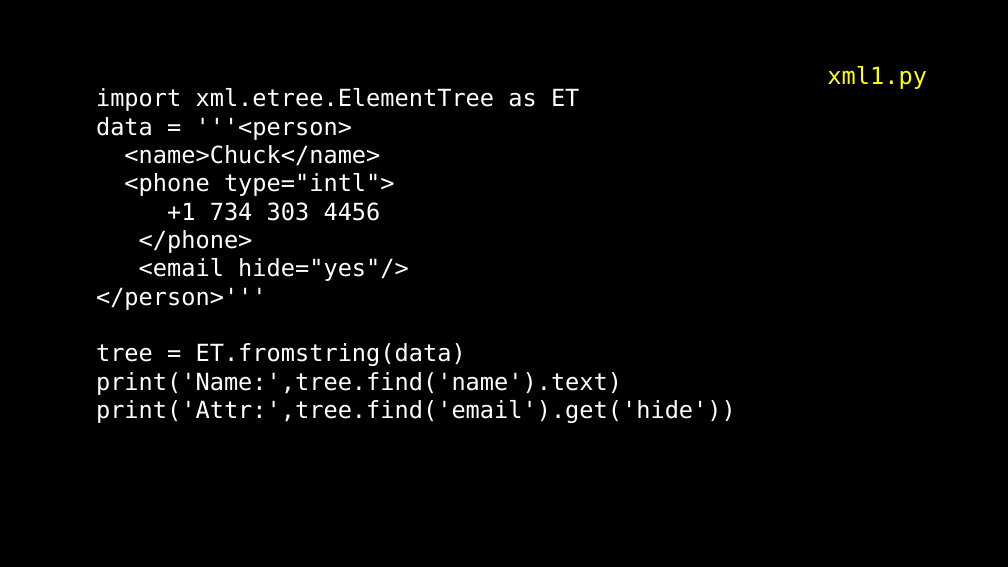
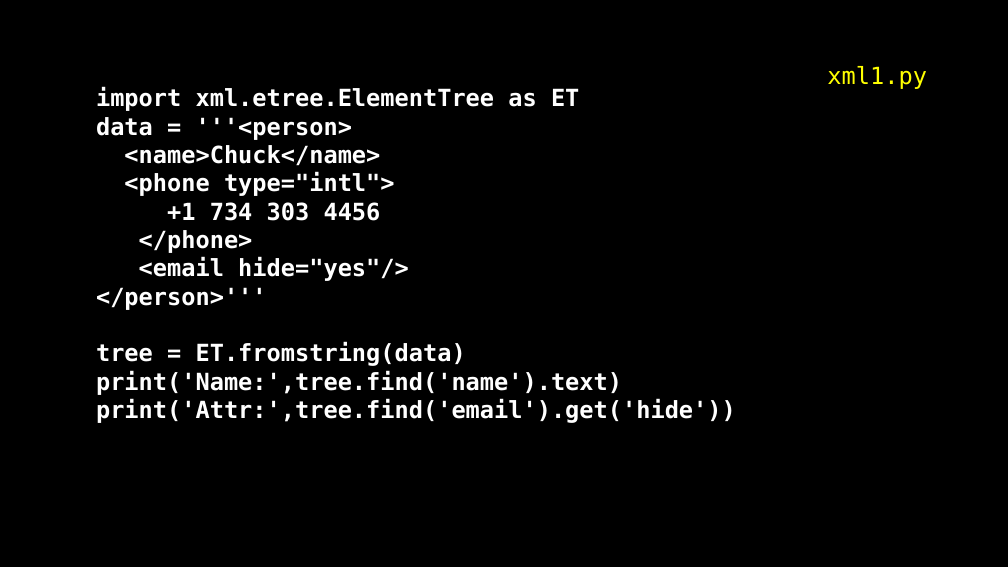
Before and after one commit to csev/py4e, a slide deck: slide 27 of lectures3/Pythonlearn-13-WebServices.pptx. Drawn at 1008x567 pixels with LibreOffice and Linux fonts; fonts in the diff are those of the drawing. Boxes give left, top, right and bottom in pixels: in the first picture for what was removed or moved away, otherwise in the second. Text is boxed around its words. In the diff, an @@ line names an element or a change of style, - is before the commit and + after.

```diff
--- a/lectures3/Pythonlearn-13-WebServices.pptx
+++ b/lectures3/Pythonlearn-13-WebServices.pptx
@@ text "import xml.etree.ElementTree as ET" at [96,87,736,423]: bold on @@
```
Also in this commit, not shown: 5 other slides changed, 9 slides removed, 1 other file.
